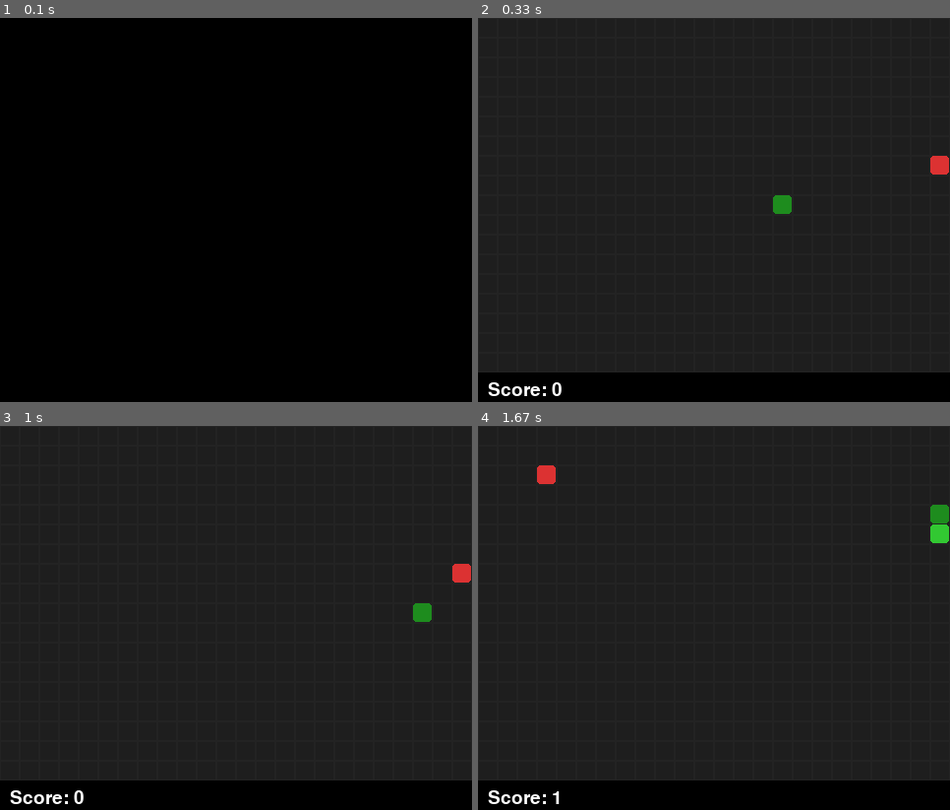
Above: before the commit, frames 1-4 (two rows, left to right).
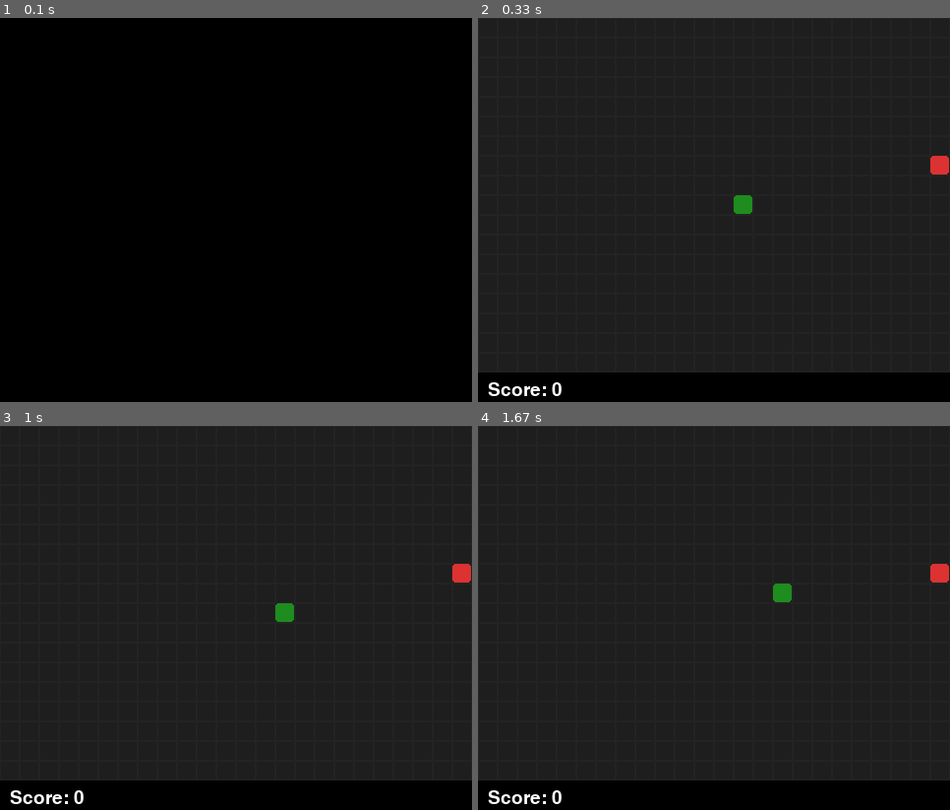
Above: after the commit, the same moments.

Repository: cobble-it/HCPS_Pygame_01
Game: pygame game, started from snake.py
Two runs of this game, one before a commit and one after it. Both use one fixed random seed, a clock stepped at 60 frames per second and the inputs below.
Inputs:
- Up to frame 1 (0.1 s): no input
- Up to frame 2 (0.33 s): no input
- Up to frame 3 (1 s): tap Enter at 0.33 s
- Up to frame 4 (1.67 s): hold Up 1.17-1.63 s

Frame 1 is identical in both runs. In frame 2, 0.4% of the frame differs, in the area x 54-67%, y 46-52%; in frame 3, 0.4%; in frame 4, 1.0%, in the area x 12-100%, y 10-99%.

Commit message:
started first lesson -- added other lesson scaffolding files

Diff:
--- /dev/null
+++ b/M01_Hello_World.py
@@ -0,0 +1,35 @@
+import pygame
+import sys
+
+# Initialize Pygame
+pygame.init()
+
+# Create window
+width, height = 640, 480
+screen = pygame.display.set_mode((width, height))
+pygame.display.set_caption("Hello World")
+
+# Set up font
+font = pygame.font.SysFont(None, 48)
+text = font.render("Hello, World!", True, (255, 255, 255))
+
+# Main loop
+running = True
+while running:
+    for event in pygame.event.get():
+        if event.type == pygame.QUIT:
+            running = False
+
+    # Fill background
+    screen.fill((0, 0, 0))
+
+    # Draw text (centered)
+    text_rect = text.get_rect(center=(width // 2, height // 2))
+    screen.blit(text, text_rect)
+
+    # Update display
+    pygame.display.flip()
+
+# Clean up
+pygame.quit()
+sys.exit()
--- a/snake.py
+++ b/snake.py
@@ -115,6 +115,9 @@
 
         pygame.display.flip()
 
+        # Delay (reduce difficulty)
+        pygame.time.delay(500)  # 500ms delay
+
     return False
 
 # --- Main ---
Not shown, changed: HCPS_Pygame_01.pyproj
Not shown, added: docs/Lesson_01_Hello_World.md
Not shown, added: docs/Lesson_02.md
Not shown, added: docs/Lesson_03.md
Not shown, added: docs/Lesson_04.md
Not shown, added: docs/Lesson_05.md
Not shown, added: docs/Lesson_06.md
Not shown, added: docs/Lesson_07.md
Not shown, added: docs/Lesson_08.md
Not shown, added: docs/Lesson_09.md
